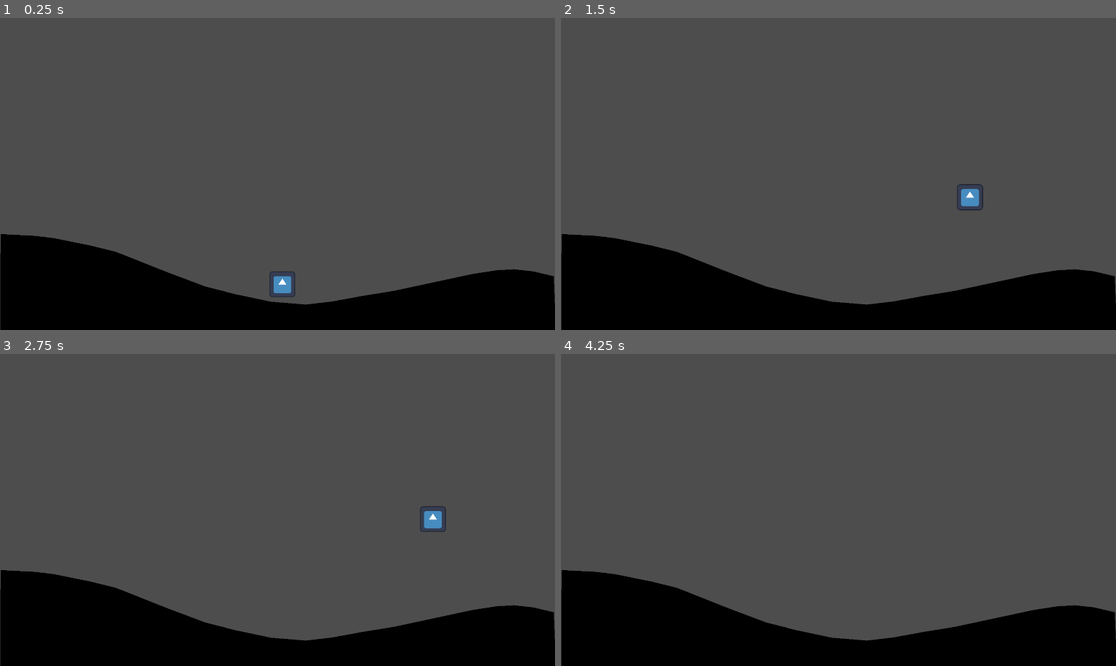
Above: before the commit, frames 1-4 (two rows, left to right).
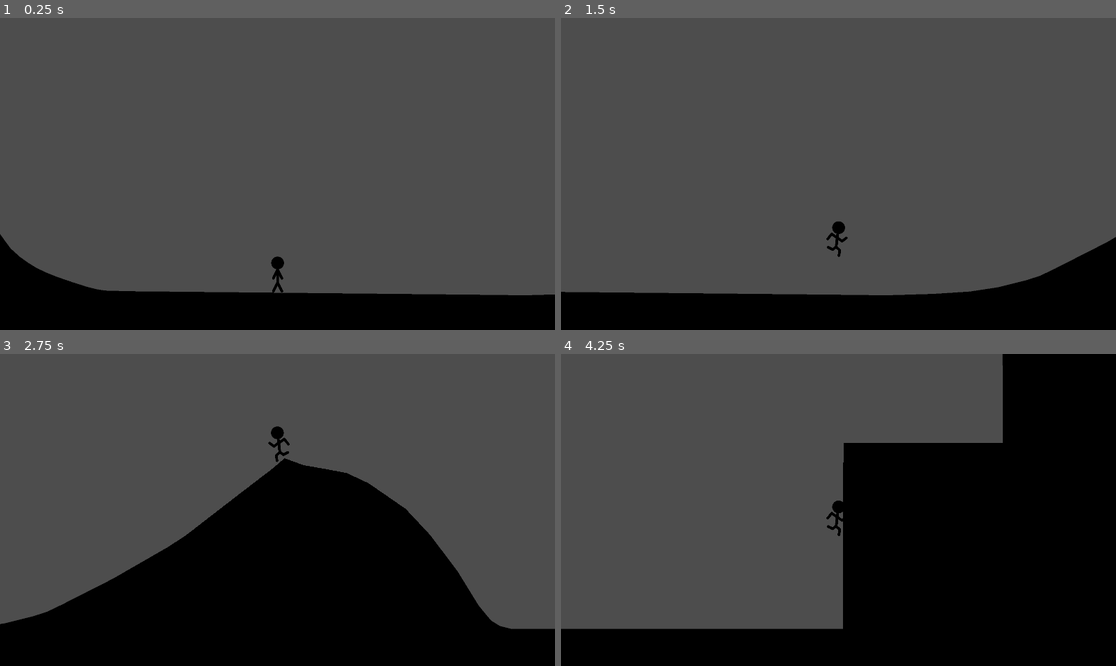
Above: after the commit, the same moments.

Repository: philippesic/Slide
Game: Godot game, scene res://Scenes/Tutorial.tscn
The game is run twice, just before and just after one commit, with the same random seed, the same clock (stepped at 60 frames per second) and the same inputs. The engine's default icon, where the game draws it, is replaced by a stand-in: a white triangle on a blue panel in a dark square.
Inputs:
- Up to frame 1 (0.25 s): no input
- Up to frame 2 (1.5 s): hold S (slide, bound only after the commit) 0.53-1.28 s; hold D (right) from 0.53 s (still down); tap W (jump) at 0.77, 0.8, 1.07, 1.35 s
- Up to frame 3 (2.75 s): tap W (jump) at 1.52, 1.82, 2.3 s; tap S (slide, bound only after the commit) at 1.55 s; release D (right) at 2.03 s; hold A (left) from 2.03 s (still down); hold S (slide, bound only after the commit) from 2.03 s (still down)
- Up to frame 4 (4.25 s): release A (left) at 2.78 s; release S (slide, bound only after the commit) at 2.78 s; hold D (right) from 2.78 s (still down); tap S (slide, bound only after the commit) at 2.85 s; tap W (jump) at 3.02, 3.32, 3.6, 3.77, 4.07 s

The runs differ from the first frame. In frame 1, 6.0% of the frame differs, in the area x 0-100%, y 69-100%; in frame 2, 6.6%; in frame 3, 26%; in frame 4, 39%, in the area x 0-100%, y 0-100%.

Commit message:
Extended Movement Functionality

Diff:
--- a/Scenes/Player.tscn
+++ b/Scenes/Player.tscn
@@ -1,10 +1,85 @@
-[gd_scene load_steps=4 format=3 uid="uid://bm64i3gfiv718"]
+[gd_scene load_steps=9 format=3 uid="uid://bm64i3gfiv718"]
 
 [ext_resource type="Script" path="res://Scripts/Player.gd" id="1_624he"]
-[ext_resource type="Texture2D" uid="uid://ywprxtyrqglf" path="res://Assets/Art/icon.svg" id="2_u5y0g"]
+[ext_resource type="Texture2D" uid="uid://dyypljqgbjdph" path="res://Assets/Art/Player.png" id="2_c0vg7"]
 
-[sub_resource type="CircleShape2D" id="CircleShape2D_x77qa"]
-radius = 156.375
+[sub_resource type="CapsuleShape2D" id="CapsuleShape2D_2qycn"]
+radius = 57.1428
+height = 392.857
+
+[sub_resource type="Animation" id="Animation_3m30r"]
+length = 0.001
+tracks/0/type = "value"
+tracks/0/imported = false
+tracks/0/enabled = true
+tracks/0/path = NodePath("PlayerSprite:frame")
+tracks/0/interp = 1
+tracks/0/loop_wrap = true
+tracks/0/keys = {
+"times": PackedFloat32Array(0),
+"transitions": PackedFloat32Array(1),
+"update": 1,
+"values": [0]
+}
+
+[sub_resource type="Animation" id="Animation_ywhy8"]
+resource_name = "idle"
+loop_mode = 1
+step = 0.5
+tracks/0/type = "value"
+tracks/0/imported = false
+tracks/0/enabled = true
+tracks/0/path = NodePath("PlayerSprite:frame")
+tracks/0/interp = 1
+tracks/0/loop_wrap = true
+tracks/0/keys = {
+"times": PackedFloat32Array(0, 0.5),
+"transitions": PackedFloat32Array(1, 1),
+"update": 1,
+"values": [0, 1]
+}
+
+[sub_resource type="Animation" id="Animation_x0be8"]
+resource_name = "left"
+loop_mode = 1
+step = 1.0
+tracks/0/type = "value"
+tracks/0/imported = false
+tracks/0/enabled = true
+tracks/0/path = NodePath("PlayerSprite:frame")
+tracks/0/interp = 1
+tracks/0/loop_wrap = true
+tracks/0/keys = {
+"times": PackedFloat32Array(0),
+"transitions": PackedFloat32Array(1),
+"update": 1,
+"values": [3]
+}
+
+[sub_resource type="Animation" id="Animation_sfjaq"]
+resource_name = "right"
+loop_mode = 1
+step = 1.0
+tracks/0/type = "value"
+tracks/0/imported = false
+tracks/0/enabled = true
+tracks/0/path = NodePath("PlayerSprite:frame")
+tracks/0/interp = 1
+tracks/0/loop_wrap = true
+tracks/0/keys = {
+"times": PackedFloat32Array(0, 1),
+"transitions": PackedFloat32Array(1, 1),
+"update": 1,
+"values": [2, 2]
+}
+
+[sub_resource type="AnimationLibrary" id="AnimationLibrary_hnp51"]
+_data = {
+"RESET": SubResource("Animation_3m30r"),
+"idle": SubResource("Animation_ywhy8"),
+"left": SubResource("Animation_x0be8"),
+"right": SubResource("Animation_sfjaq")
+}
 
 [node name="Player" type="CharacterBody2D"]
 position = Vector2(583, 431)
@@ -14,8 +89,14 @@
 script = ExtResource("1_624he")
 
 [node name="PlayerSprite" type="Sprite2D" parent="."]
-texture = ExtResource("2_u5y0g")
+texture = ExtResource("2_c0vg7")
+hframes = 4
 
 [node name="PlayerCollision" type="CollisionShape2D" parent="."]
 scale = Vector2(0.4, 0.4)
-shape = SubResource("CircleShape2D_x77qa")
+shape = SubResource("CapsuleShape2D_2qycn")
+
+[node name="PlayerAnimation" type="AnimationPlayer" parent="."]
+libraries = {
+"": SubResource("AnimationLibrary_hnp51")
+}
--- a/Scenes/Title.tscn
+++ b/Scenes/Title.tscn
@@ -1,5 +1,11 @@
-[gd_scene format=3 uid="uid://bwmyubrd0xqpj"]
+[gd_scene load_steps=2 format=3 uid="uid://bwmyubrd0xqpj"]
+
+[ext_resource type="Texture2D" uid="uid://di6q40ro442ef" path="res://Assets/Art/Logo.png" id="1_ag1ft"]
 
 [node name="Title" type="Node2D"]
+position = Vector2(979, 461)
 
 [node name="Logo" type="Sprite2D" parent="."]
+position = Vector2(94, 60)
+scale = Vector2(2.5, 2.5)
+texture = ExtResource("1_ag1ft")
--- a/Scenes/Tutorial.tscn
+++ b/Scenes/Tutorial.tscn
@@ -1,17 +1,27 @@
-[gd_scene load_steps=2 format=3 uid="uid://b50ccd67ypxwi"]
+[gd_scene load_steps=3 format=3 uid="uid://b50ccd67ypxwi"]
 
 [ext_resource type="PackedScene" uid="uid://bm64i3gfiv718" path="res://Scenes/Player.tscn" id="1_2p4ax"]
+[ext_resource type="Script" path="res://Scripts/MainCamera.gd" id="2_ha57n"]
 
 [node name="Tutorial" type="Node2D"]
 
 [node name="Player" parent="." instance=ExtResource("1_2p4ax")]
 position = Vector2(977, 889)
+floor_max_angle = 1.309
+
+[node name="MainCamera2" type="Camera2D" parent="."]
+position = Vector2(961, 543)
+script = ExtResource("2_ha57n")
 
 [node name="Ground" type="StaticBody2D" parent="."]
+position = Vector2(-969, -262)
 
 [node name="Texture" type="Polygon2D" parent="Ground"]
+position = Vector2(1, 0)
 color = Color(0, 0, 0, 1)
-polygon = PackedVector2Array(2, 748, 120, 754, 186, 762, 309.494, 786.931, 400, 809, 579, 880, 709, 929, 814, 956, 937, 982, 1058, 992, 1151, 981, 1249, 963, 1365, 944, 1635, 886, 1720, 873, 1779, 870, 1844, 877, 1916, 894, 1923, 1084, 1, 1084)
+polygon = PackedVector2Array(-6, -1, -7, 1668, 7598, 1661, 7597, -683, 6677, -683, 6682, 573, 6130, 573, 6128, 1216, 4939, 1216, 4903, 1207, 4872, 1188, 4855, 1168, 4828, 1135, 4756, 1018, 4662, 893, 4576, 801, 4447, 712, 4372, 677, 4298, 663, 4223, 650, 4157, 626, 4115, 662, 4004, 747, 3814, 894, 3754, 933, 3563, 1043, 3437, 1107, 3388, 1132, 3336, 1157, 3290, 1172, 3191, 1197, 3092, 1212, 2968, 1220, 2802, 1225, 2641, 1223, 1448, 1211, 1402.36, 1210, 1357, 1209, 1338, 1207, 1320, 1204, 1291, 1197, 1237, 1180, 1182, 1161, 1147, 1147, 1111, 1130, 1082, 1112, 1054, 1092, 1022, 1063, 1002, 1036, 987, 1015, 975, 997, 964, 974, 962, 968, 965, -10)
 
 [node name="Collision" type="CollisionPolygon2D" parent="Ground"]
-polygon = PackedVector2Array(2, 748, 120, 754, 186, 762, 309.494, 786.931, 400, 809, 579, 880, 709, 929, 814, 956, 937, 982, 1058, 992, 1151, 981, 1249, 963, 1365, 944, 1635, 886, 1720, 873, 1779, 870, 1844, 877, 1916, 894, 1923, 1084, 1, 1084)
+position = Vector2(1, 0)
+rotation = -1.09394e-05
+polygon = PackedVector2Array(-6, -1, -7, 1668, 7598, 1661, 7597, -683, 6677, -683, 6682, 573, 6130, 573, 6128, 1216, 4939, 1216, 4903, 1207, 4872, 1188, 4855, 1168, 4828, 1135, 4756, 1018, 4662, 893, 4576, 801, 4447, 712, 4372, 677, 4297, 663, 4223.99, 651.046, 4157.99, 626.045, 4115, 662, 4004, 747, 3814, 894, 3754, 933, 3563, 1043, 3437, 1107, 3388, 1132, 3336, 1157, 3290, 1172, 3191, 1197, 3092, 1212, 2968, 1220, 2802, 1225, 2641, 1223, 1448, 1211, 1402.36, 1210, 1357, 1209, 1338, 1207, 1320, 1204, 1291, 1197, 1237, 1180, 1182, 1161, 1147, 1147, 1111, 1130, 1082, 1112, 1054, 1092, 1022, 1063, 1002, 1036, 987, 1015, 975, 997, 964, 974, 962, 968, 965, -10)
--- /dev/null
+++ b/Scripts/MainCamera.gd
@@ -0,0 +1,6 @@
+extends Camera2D
+
+@onready var player = get_node("/root/Tutorial/Player")
+
+func _process(_delta):
+	position.x = player.position.x
--- a/Scripts/Player.gd
+++ b/Scripts/Player.gd
@@ -1,30 +1,35 @@
 extends CharacterBody2D
 
+const STD_SPEED = 1400.0
+const STD_ACCELERATION = 2000.0
+const FRICTION = 60.0
 
-const SPEED = 500.0
-const JUMP_VELOCITY = -800.0
-const ACCELERATION = 3000.0
-const FRICTION = 20.0
-
+var SPEED = STD_SPEED
+var ACCELERATION = STD_ACCELERATION
 var gravity = ProjectSettings.get_setting("physics/2d/default_gravity")
-
+var slope_angle
 
 func _physics_process(delta):
 
-	if not is_on_floor():
-		velocity.y += gravity * delta
+	var dot = get_floor_normal().dot(Vector2.UP)
+	var JUMP_VELOCITY = -(abs(velocity.x) / 3) - 500
+
+	if dot < 1.0:
+		slope_angle = acos(dot)
+
+		velocity.y += gravity * delta * 1.3
+		ACCELERATION = STD_ACCELERATION / 1.3
+
+	var direction = Input.get_axis("left", "right")
+
+	if direction > 0:
+		$PlayerAnimation.play("right")
+
+	elif direction < 0:
+		$PlayerAnimation.play("left")
 
 	else:
-		set_floor_snap_length(5)
-		if abs(velocity.x) > FRICTION * delta:
-			velocity.x -= FRICTION * delta * velocity.x / abs(velocity.x)
-		else:
-			velocity.x = 0
-
-	if Input.is_action_just_pressed("jump") and is_on_floor():
-		velocity.y = JUMP_VELOCITY
-
-	var direction = Input.get_axis("left", "right")
+		$PlayerAnimation.play("idle")
 
 	if direction:
 		velocity.x += direction * ACCELERATION * delta
@@ -34,8 +39,42 @@
 
 		if abs(velocity.x) > FRICTION * delta:
 			velocity.x -= FRICTION * delta * velocity.x / abs(velocity.x)
+
 		else:
 			velocity.x = 0
 		velocity.x = move_toward(velocity.x, 0, FRICTION)
 
+
+	if is_on_floor():
+
+		if Input.is_action_just_pressed("jump"):
+			velocity.y = JUMP_VELOCITY
+
+		if Input.is_action_pressed("slide") and slope_angle >= 0.3:
+			# $PlayerAnimation.play("slide")
+			velocity.x *= (1 + (slope_angle / 2))
+
+		ACCELERATION = STD_ACCELERATION
+		SPEED = STD_SPEED
+		set_floor_snap_length(10.0)
+
+		if abs(velocity.x) > FRICTION * delta:
+			velocity.x -= FRICTION * delta * velocity.x / abs(velocity.x)
+
+		else:
+			velocity.x = 0
+
+
+	if not is_on_floor():
+
+		if Input.is_action_just_pressed("jump") and is_on_wall():
+
+			direction = -direction
+			velocity.y -= 400
+
+			if direction > 0:
+				velocity.x += 600
+			if direction < 0:
+				velocity.x -= 600
+
 	move_and_slide()
--- a/project.godot
+++ b/project.godot
@@ -38,8 +38,12 @@
 "events": [Object(InputEventKey,"resource_local_to_scene":false,"resource_name":"","device":0,"window_id":0,"alt_pressed":false,"shift_pressed":false,"ctrl_pressed":false,"meta_pressed":false,"pressed":false,"keycode":0,"physical_keycode":87,"key_label":0,"unicode":0,"echo":false,"script":null)
 ]
 }
+slide={
+"deadzone": 0.5,
+"events": [Object(InputEventKey,"resource_local_to_scene":false,"resource_name":"","device":0,"window_id":0,"alt_pressed":false,"shift_pressed":false,"ctrl_pressed":false,"meta_pressed":false,"pressed":false,"keycode":0,"physical_keycode":83,"key_label":0,"unicode":0,"echo":false,"script":null)
+]
+}
 
 [rendering]
 
-renderer/rendering_method="gl_compatibility"
 renderer/rendering_method.mobile="gl_compatibility"
Binary file added: Assets/Art/Logo.png
Not shown, added: Assets/Art/Logo.png.import
Binary file added: Assets/Art/Player.aseprite
Binary file added: Assets/Art/Player.png
Not shown, added: Assets/Art/Player.png.import
Not shown, changed: .gitignore
